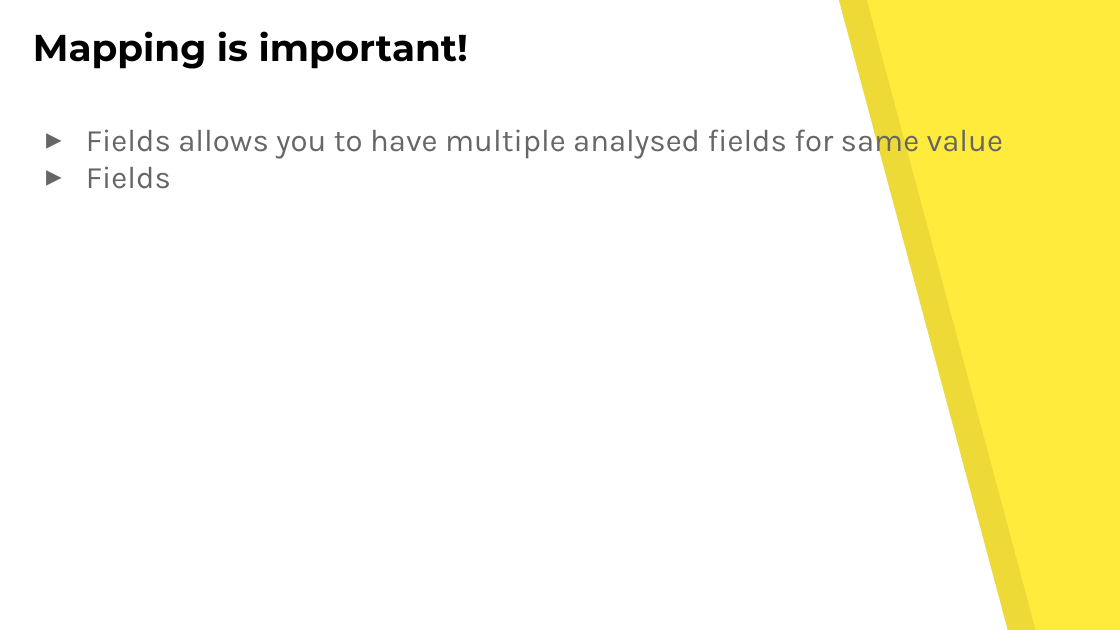
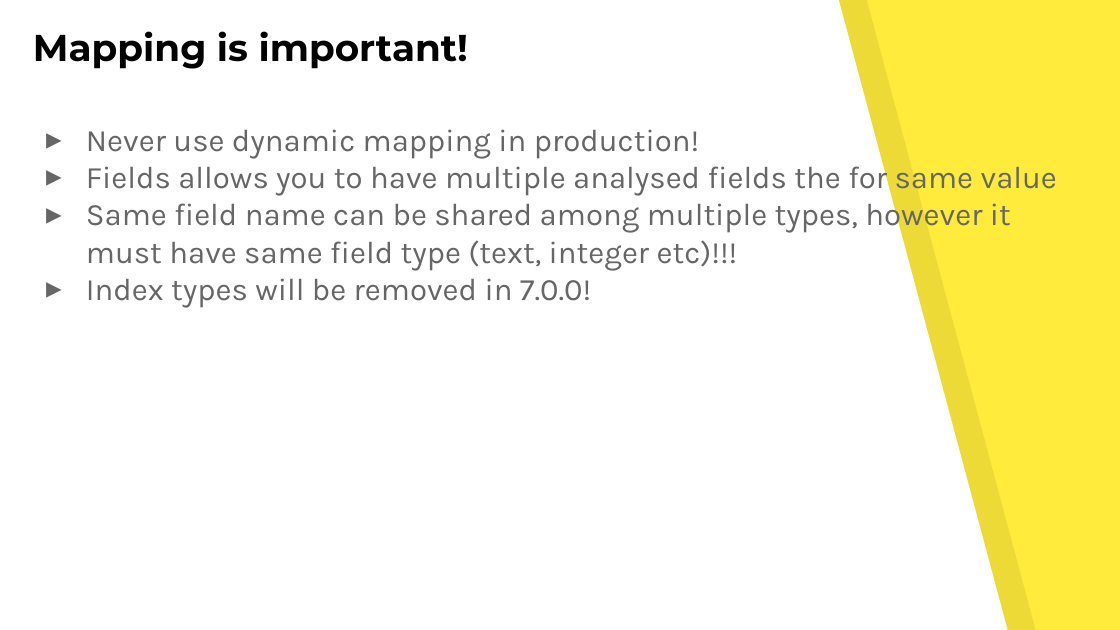
Before and after one commit to kucera-jan-cz/elasticsearch-course, a slide deck: slide 15 of 02 - search.pptx (slide 10 before the commit). Drawn at 1120x630 pixels with LibreOffice and Linux fonts; fonts in the diff are those of the drawing. Boxes give left, top, right and bottom in pixels: in the first picture for what was removed or moved away, otherwise in the second. Text is boxed around its words. In the diff, an @@ line names an element or a change of style, - is before the commit and + after.

```diff
--- a/02 - search.pptx
+++ b/02 - search.pptx
@@ text at bbox=[86, 129, 1057, 308]: text changed @@
-▸ Fields allows you to have multiple analysed fields for same value
-▸ Fields
+▸ Never use dynamic mapping in production!
+▸ Fields allows you to have multiple analysed fields the for same value
+▸ Same field name can be shared among multiple types, however it must have same field type (text, integer etc)!!!
+▸ Index types will be removed in 7.0.0!
```
Also in this commit, not shown: 2 other slides changed, 5 slides added, 1 other file.
